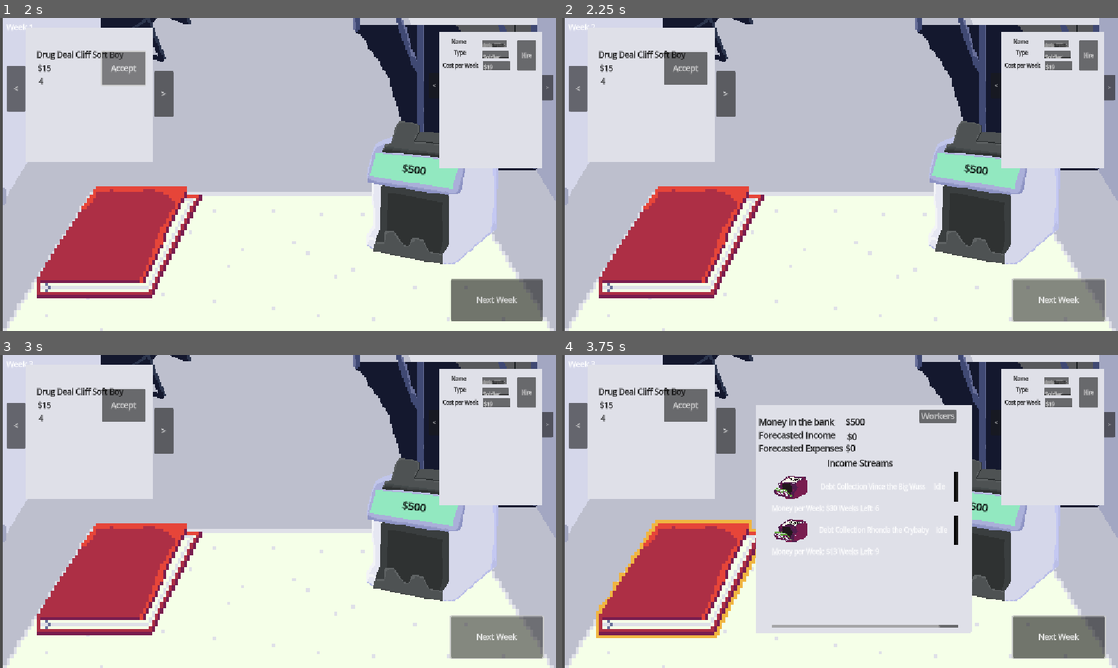
Above: before the commit, frames 1-4 (two rows, left to right).
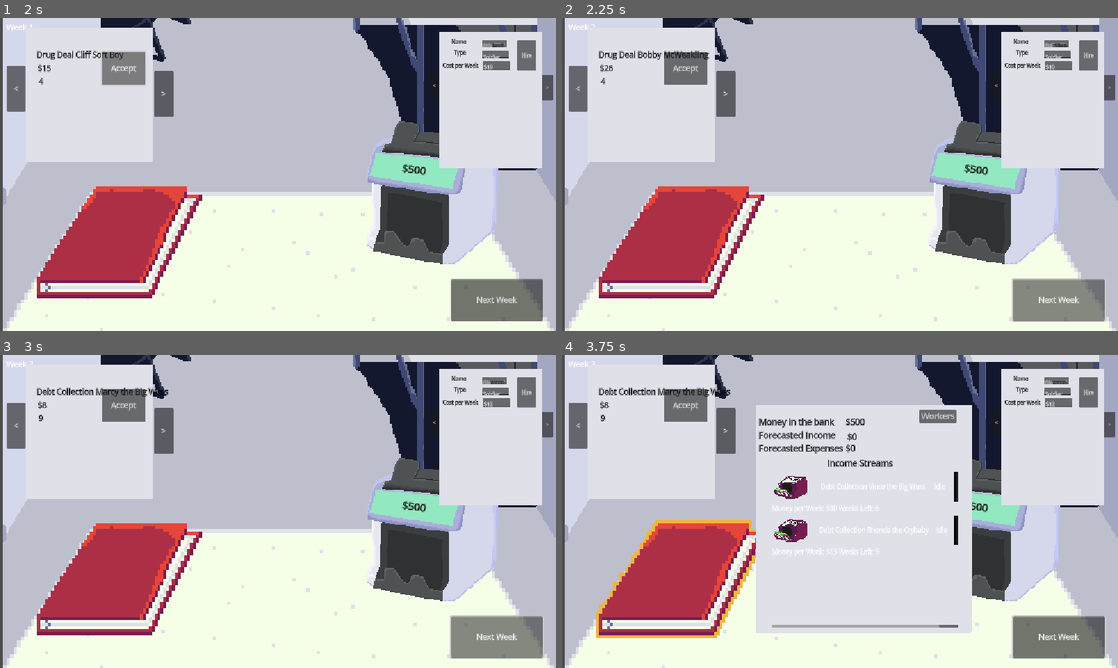
Above: after the commit, the same moments.

Repository: deruitda/ludum-dare-58
Game: Godot game, scene res://main.tscn
The game is run twice, just before and just after one commit, with the same random seed, the same clock (stepped at 60 frames per second) and the same inputs.
Inputs (mouse positions are in pixels of both pictures, inside the frame that each line leads up to):
- Up to frame 1 (2 s): click "Accept" at 0.5 s; click "Accept" at 1.25 s
- Up to frame 2 (2.25 s): click "Next Week" at 2 s
- Up to frame 3 (3 s): click "Next Week" at 2.75 s
- Up to frame 4 (3.75 s): click (684, 580) at 3.5 s

Frame 1 is identical in both runs. In frame 2, 0.2% of the frame differs, in the area x 7-91%, y 8-18%; in frame 3, 0.4%, in the area x 6-91%, y 8-22%; in frame 4, 0.4%.

Commit message:
refreshing

Diff:
--- a/managers/IncomeStreamsManagers/potential_income_stream_manager.gd
+++ b/managers/IncomeStreamsManagers/potential_income_stream_manager.gd
@@ -37,6 +37,12 @@
 			available_types.append(income_type)
 	return available_types
 
+func remove_all_income_streams() -> void:
+	for income_stream in get_children():
+		remove_child(income_stream)
+		income_stream.queue_free()
+
+
 func generate_name() -> String:
 	return "Debt Collection"
 
--- a/managers/candidate_manager.gd
+++ b/managers/candidate_manager.gd
@@ -7,12 +7,13 @@
 @onready var name_generator: NameGenerator
 
 func _ready() -> void:
-	name_generator = NameGenerator.new()
-	add_child(name_generator)
 	pass
 	#CandidateManagerSignalBus.hire_worker_button_pressed.connect()
 
 func generate_worker() -> void:
+
+	name_generator = NameGenerator.new()
+	add_child(name_generator)
 	var new_worker = Worker.new()
 	new_worker.worker_name = name_generator.generate_name()
 	name_generator.queue_free()
@@ -22,6 +23,10 @@
 	worker_generated.emit(new_worker)
 
 
+func remove_all_candidates() -> void:
+	for candidate in get_children():
+		remove_child(candidate)
+		candidate.queue_free()
 
 func get_hierable_workers() -> Array[Worker]:
 	var return_array: Array[Worker]
--- a/managers/game_manager.gd
+++ b/managers/game_manager.gd
@@ -1,6 +1,9 @@
 extends Node
 
 signal worker_fired
+
+@export var number_of_potential_income_streams_per_week: int = 3
+@export var number_of_candidates_per_week: int = 3
 
 func _on_room_progress_button_click() -> void:
 	pass
@@ -34,4 +37,13 @@
 
 	simulate_events()
 
+	PotentialIncomeStreamManager.remove_all_income_streams()
+	CandidateManager.remove_all_candidates()
+
+	for i in number_of_potential_income_streams_per_week:
+		PotentialIncomeStreamManager.generate_income_stream()
+
+	for i in number_of_candidates_per_week:
+		CandidateManager.generate_worker()
+
 	GameState.increment_week()
